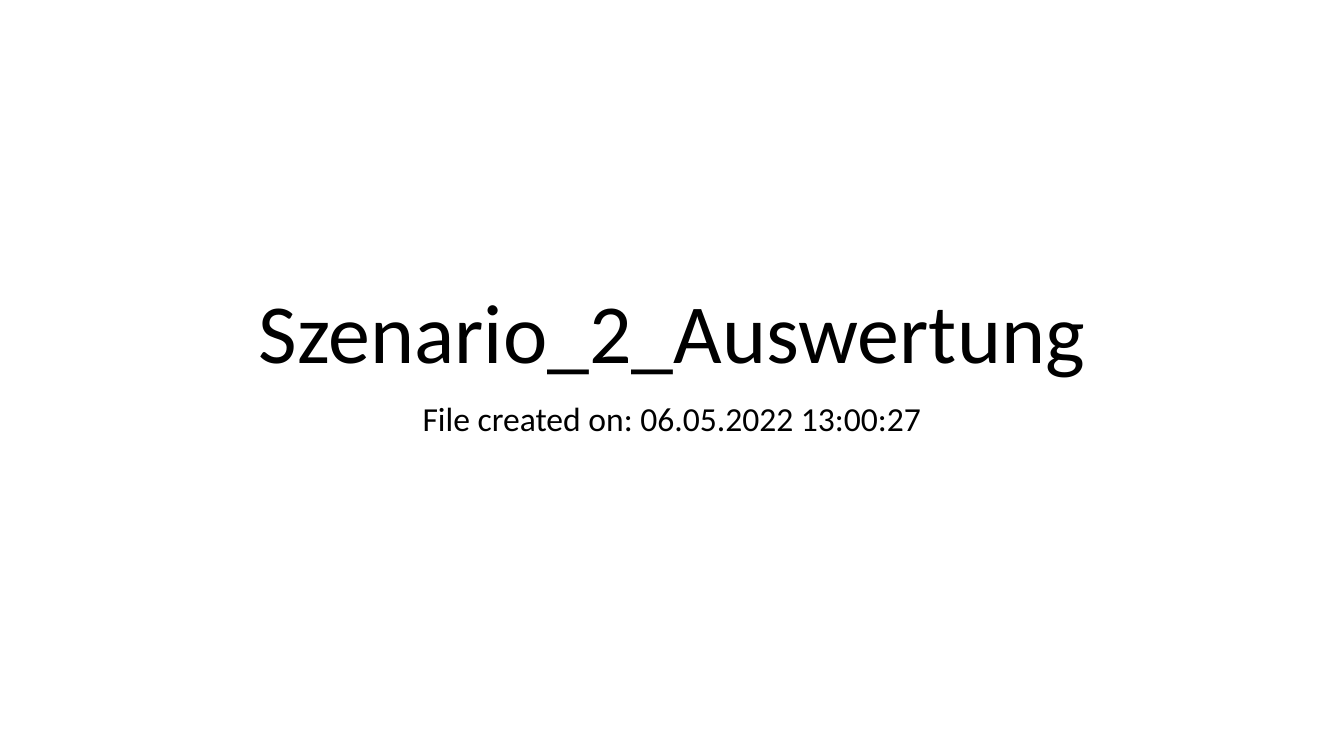
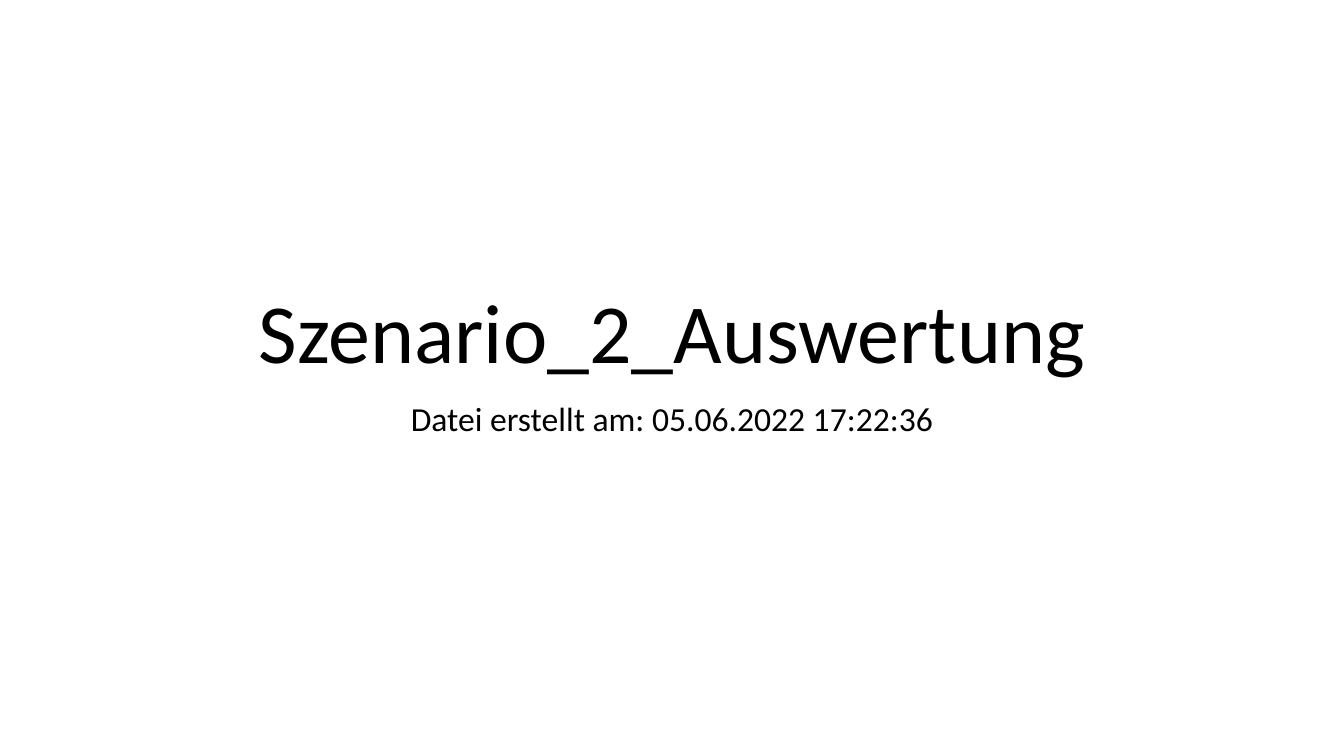
Before and after one commit to Zooaal/Datengenerator-fuer-Daten-mit-Bias, a slide deck: slide 1 of Tableau/Szenario_2_Auswertung.pptx. Drawn at 1344x756 pixels with LibreOffice and Linux fonts; fonts in the diff are those of the drawing. Boxes give left, top, right and bottom in pixels: in the first picture for what was removed or moved away, otherwise in the second. Text is boxed around its words. In the diff, an @@ line names an element or a change of style, - is before the commit and + after.

```diff
--- a/Tableau/Szenario_2_Auswertung.pptx
+++ b/Tableau/Szenario_2_Auswertung.pptx
@@ subtitle at [411, 407, 933, 432]: text changed @@
-File created on: 06.05.2022 13:00:27
+Datei erstellt am: 05.06.2022 17:22:36
```
Also in this commit, not shown: 16 other files.
